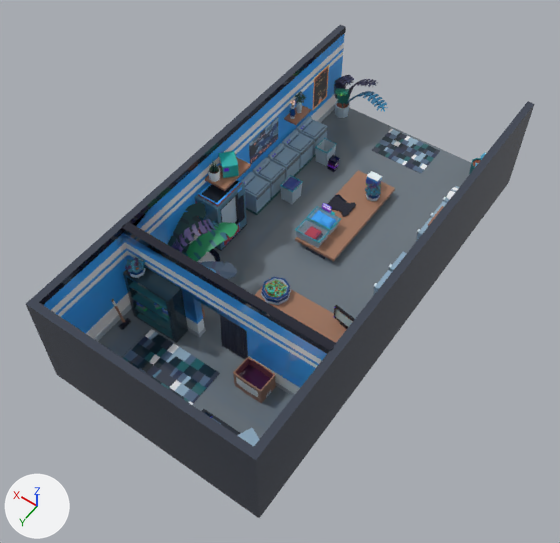
Two versions of the FBX model Assets/My Assets/Art/Objects/Interiors/INT_Laundromart.fbx, one commit apart.
Before and after are seen from a 50 mm camera at (-11.8, 28.7, 27.4) aimed at (0.1, 12.0, 1.2). The axes (+X, +Y, +Z) are drawn at lower left. The lights are the same throughout. Where no turn or scale is listed for an object, it has been applied to the vertices. Vertices at the same position are counted once.

In view in the first picture: 'Box.002', 'Counter', 'CurtainDrawn', 'Cylinder.005', 'Plants.001', 'Plants.012', 'Rug', 'Rug.001', 'Shelf.001', 'Table.001', 'VendingMachine', 'Walls', 'WashingMachine', 'WashingMachine.004'.
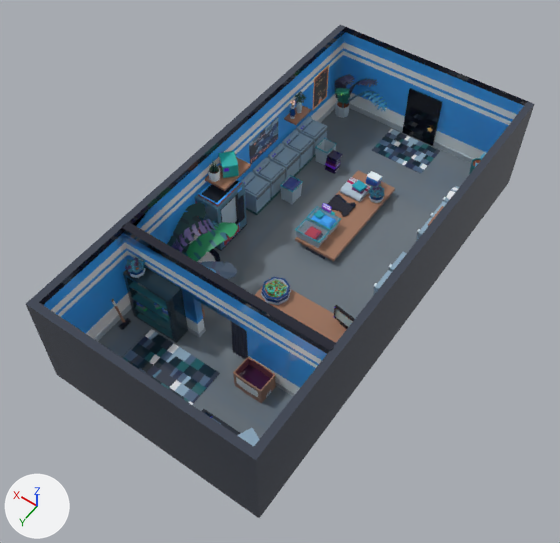
Where the newer file only moved an object's origin or applied its transform, the numbers keep the older frame.

Edits to the scene script, one JSON object a line:
```json
{"op": "add", "block": "mat_palette_specials_003", "code": ["mat_palette_specials_003 = principled_material('Palette Specials.003')", "mat_palette_specials_003.texture = img_palette_specials_png", "mat_palette_specials_003.roughness = 0.0"]}
{"block": "me_cube_847", "where": "# used by ob_walls; location = (-5.25, 13.03, -0.18)"}
{"op": "remove", "block": "me_cube_847", "code": "me_cube_847.from_pydata(...)  # 874 vertices, 878 faces; spans x 0.0..10.3, y -13.0..7.8, z 0.0..4.9"}
{"op": "add", "block": "me_cube_847", "code": "me_cube_847.from_pydata(...)  # 905 vertices, 925 faces; spans x 0.0..10.3, y -13.3..7.8, z 0.0..4.9"}
{"block": "me_cube_847", "change": "me_cube_847 part 1: 49 vertices added at x 0.3..10.0, y -13.3..-13.0, z 0.2..4.9"}
{"op": "add", "block": "me_cube_195", "code": ["me_cube_195 = bpy.data.meshes.new('Cube.195')", "me_cube_195.from_pydata(...)  # 131 vertices, 118 faces; spans x -0.552..0.552, y -0.512..0.562, z -0.271..0.0", "me_cube_195.materials.append(mat_palette_specials)  # picture img_palette_specials_png"]}
{"op": "add", "block": "me_cube_196", "code": ["me_cube_196 = bpy.data.meshes.new('Cube.196')", "me_cube_196.from_pydata(...)  # 131 vertices, 118 faces; spans x -0.263..0.263, y -0.244..0.268, z -0.129..0.0", "me_cube_196.materials.append(mat_palette_specials)  # picture img_palette_specials_png"]}
{"op": "add", "block": "me_cube_197", "code": ["me_cube_197 = bpy.data.meshes.new('Cube.197')", "me_cube_197.from_pydata(...)  # 131 vertices, 118 faces; spans x -0.308..0.313, y -0.293..0.317, z -0.129..0.0", "me_cube_197.materials.append(mat_palette_specials)  # picture img_palette_specials_png"]}
{"op": "add", "block": "me_cube_3157", "code": ["me_cube_3157 = bpy.data.meshes.new('Cube.3157')", "me_cube_3157.from_pydata(...)  # 90 vertices, 88 faces; spans x -1.78..0.0, y -0.14..0.16, z 0.0..2.83", "me_cube_3157.materials.append(mat_palette_specials_003)  # picture img_palette_specials_png"]}
{"op": "set", "path": "ob_cylinder_005.location", "old": "(-0.53, 5.3, 0.45)", "new": "(-0.73, 5.3, 0.45)"}
{"op": "set", "path": "ob_plants_001.location", "old": "(3.94, 0.59, 0.64)", "new": "(3.94, 0.55, 0.64)"}
{"op": "remove", "block": "ob_curtaindrawn", "code": ["ob_curtaindrawn = bpy.data.objects.new('CurtainDrawn', me_plane_050)", "ob_curtaindrawn.location = (-0.49, 15.95, 0.83)"]}
{"op": "add", "block": "ob_towel_003", "code": ["ob_towel_003 = bpy.data.objects.new('Towel.003', me_cube_195)", "ob_towel_003.location = (0.32, 5.45, 0.71)"]}
{"op": "add", "block": "ob_towel_004", "code": ["ob_towel_004 = bpy.data.objects.new('Towel.004', me_cube_196)", "ob_towel_004.location = (0.14, 5.45, 0.84)"]}
{"op": "add", "block": "ob_towel_005", "code": ["ob_towel_005 = bpy.data.objects.new('Towel.005', me_cube_197)", "ob_towel_005.location = (0.14, 5.45, 0.97)"]}
{"op": "add", "block": "ob_door_032", "code": ["ob_door_032 = bpy.data.objects.new('Door.032', me_cube_3157)", "ob_door_032.location = (0.78, 0.11, 0.01)"]}
```

Boxes [x1, y1, x2, y2] around the edits, measured in the pictures (560 x 543 px):
```json
{"object": "Door.032", "change": "added", "after": [402, 88, 442, 146]}
{"object": "Plants.001", "change": "moved", "before": [334, 75, 388, 112], "after": [334, 74, 388, 111]}
{"object": "CurtainDrawn", "change": "deleted", "before": [220, 315, 248, 359], "on screen": "black"}
{"object": "Towel.003", "change": "added", "after": [340, 177, 371, 202]}
{"object": "Cylinder.005", "change": "moved", "before": [365, 184, 381, 201], "after": [368, 185, 385, 203]}
{"object": "Towel.005", "change": "added", "after": [352, 180, 367, 192]}
{"object": "Towel.004", "change": "added", "after": [352, 187, 366, 194]}
{"part": 1, "of": "me_cube_847", "change": "added", "after": [341, 27, 528, 163]}
```
